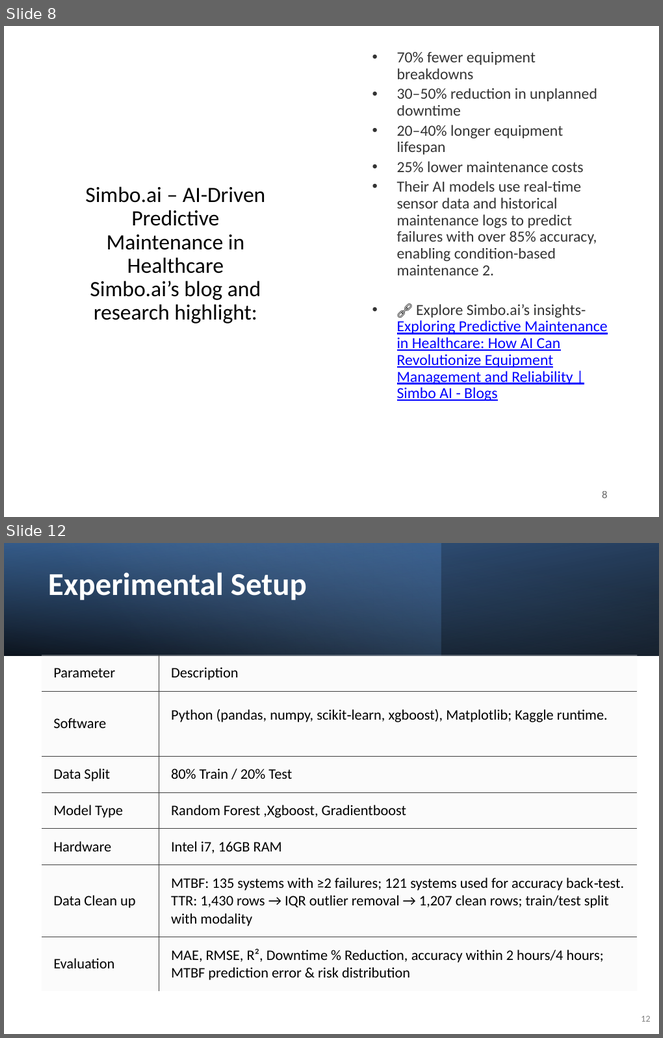
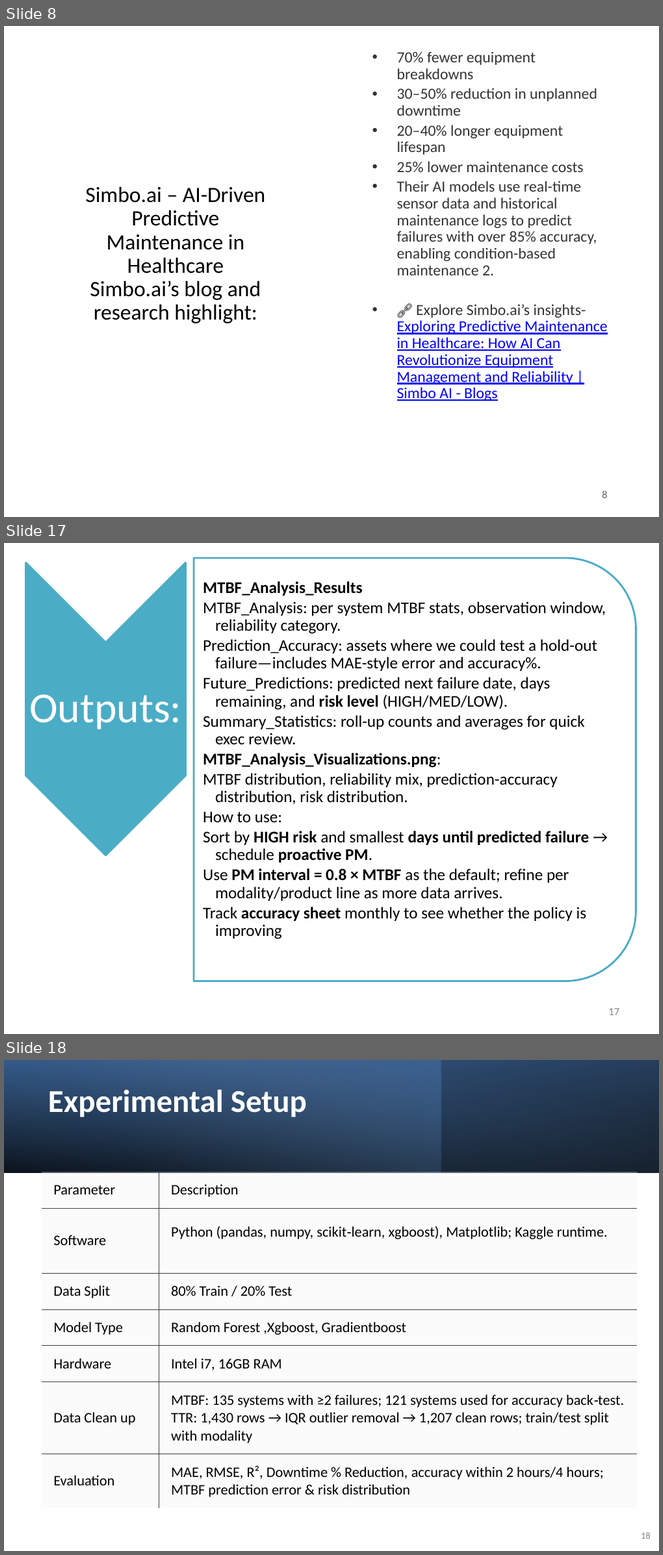
Before and after one commit to shohaghcsesust/BigData-MSProject, a slide deck: BigData_Project_Pro Serv 360.pptx. Shown one above the other, each under a label of ours: slides 8 and 12 before the commit, slides 8, 17 and 18 after it; the slides between them are not shown. The pictures are 663x1038 and 663x1555 pixels, drawn with LibreOffice and Linux fonts; fonts in the diff are those of the drawing. Boxes give left, top, right and bottom in pixels: in the first picture for what was removed or moved away, otherwise in the second. Text is boxed around its words. In the diff, an @@ line names an element or a change of style, - is before the commit and + after.

```diff
--- a/BigData_Project_Pro Serv 360.pptx
+++ b/BigData_Project_Pro Serv 360.pptx
@@ slide 17 added at box(4, 543, 659, 1034), background #FFFFFF @@
@@ group added at box(26, 558, 636, 981): 2 texts, 1 chevron, 1 round same rect @@
+Outputs:
+  MTBF_Analysis_Results
+  MTBF_Analysis: per system MTBF stats, observation window, reliability category.
+  Prediction_Accuracy: assets where we could test a hold-out failure—includes MAE-style error and accuracy%.
+  Future_Predictions: predicted next failure date, days remaining, and risk level (HIGH/MED/LOW).
+  Summary_Statistics: roll-up counts and averages for quick exec review.
+  MTBF_Analysis_Visualizations.png:
+  MTBF distribution, reliability mix, prediction-accuracy distribution, risk distribution.
+  How to use:
+  Sort by HIGH risk and smallest days until predicted failure → schedule proactive PM.
+  Use PM interval = 0.8 × MTBF as the default; refine per modality/product line as more data arrives.
+  Track accuracy sheet monthly to see whether the policy is improving
@@ page number added at box(608, 1008, 620, 1016), 12 pt, text #8C8C8C @@
+17
@@ what was slide 12 is now slide 18 @@
@@ page number at box(641, 1533, 650, 1539): text changed @@
-12
+18
```
Also in this commit, not shown: 9 slides changed, 9 other slides added, 1 slide removed, 2 other files.
